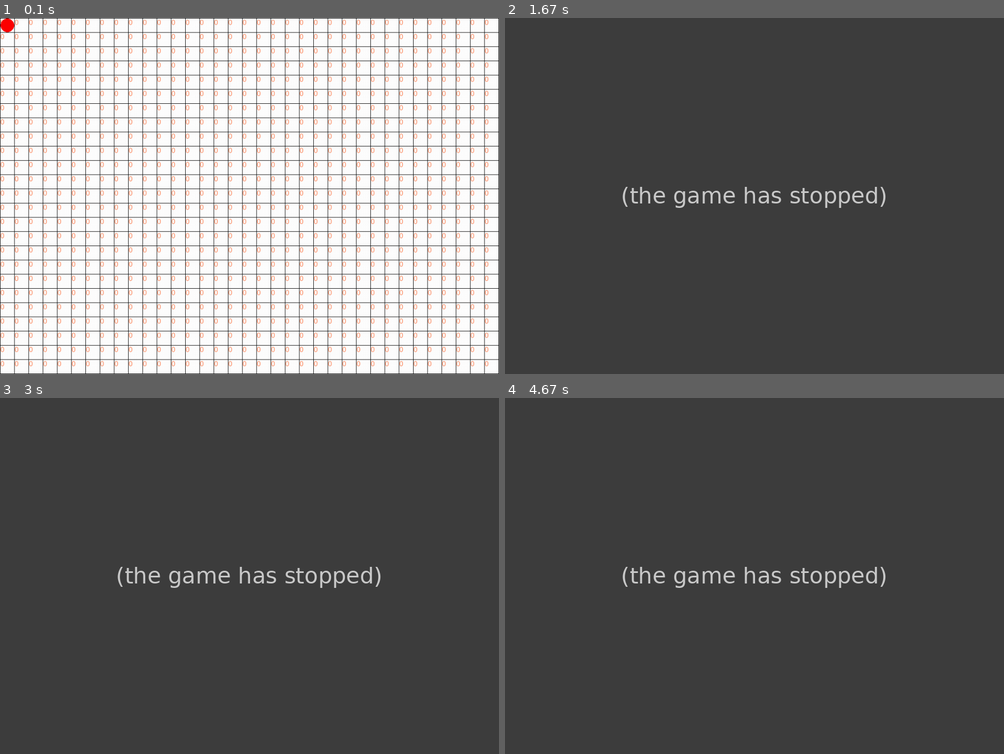
Above: before the commit, frames 1-4 (two rows, left to right).
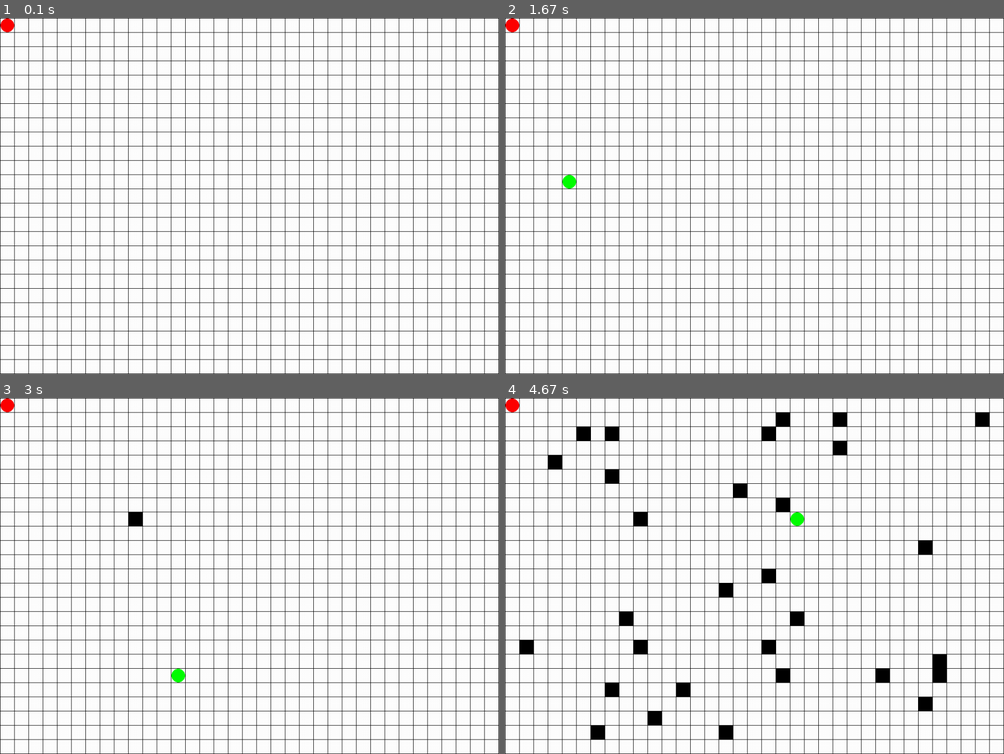
Above: after the commit, the same moments.

Repository: NobodyWasHere/Pygame-Pathfinding
Game: pygame game, started from pathfindpg.py
Two runs of this game, one before a commit and one after it. Both use one fixed random seed, a clock stepped at 60 frames per second and the inputs below.
Inputs (mouse positions are in pixels of both pictures, inside the frame that each line leads up to):
- Up to frame 1 (0.1 s): no input
- Up to frame 2 (1.67 s): tap Space at 0.33 s; tap Ctrl at 0.67 s; click (574, 185) at 1.05 s; tap Shift at 1.33 s
- Up to frame 3 (3 s): move the mouse to (424, 668) at 1.7 s; tap Ctrl at 1.73, 2.03 s; tap Space at 1.82 s; click (94, 529) at 2.22 s; right-click (139, 511) at 2.55 s; click (174, 679) at 2.88 s
- Up to frame 4 (4.67 s): click (859, 529) at 3.22 s; click (929, 572) at 3.55 s; click (639, 697) at 3.88 s; tap Ctrl at 4.23 s; click (654, 629) at 4.25 s; tap X at 4.32 s; click (799, 515) at 4.55 s

The runs differ from the first frame. In frame 1, 6.5% of the frame differs, in the area x 0-98%, y 0-98%; in frame 2, 96%; in frame 3, 96%; in frame 4, 96%, in the area x 0-100%, y 0-100%.
Error before the commit: TypeError: object of type 'int' has no len() (pathfind.py line 36); the game stopped at 0.33 s (later frames are placeholders)

Commit message:
Update pathfindpg.py

Diff:
--- a/pathfindpg.py
+++ b/pathfindpg.py
@@ -12,12 +12,13 @@
 #PURPLE = (255,0,255)
 ORANGE = (255,165,0)
 WIDTH = 30
+LineWidth = 5
 MARGIN = 1
 CELLS_X = 25
 CELLS_Y = 35
 
-Start = [0,0]
-End = [0,0]
+Start = (0,0)
+End = (0,0)
 ToggleStartEnd = True
 UserDraw = False
 ClickVal = 0
@@ -25,6 +26,8 @@
 FRAMES = 60
 ShowFPS = False
 PathFind = []
+OpenNodes = []
+ClosedNodes = []
 # board default varible
 Board_VAL = 0
 
@@ -53,11 +56,11 @@
     num_text = font.render(info, 1, pygame.Color("coral"))
     return num_text
 
-def RemovePath(board):
+'''def RemovePath(board):
     for i in range(len(board)):
         board[i] = [0 if x>0 else x for x in board[i]]
     return board
-
+'''
 def MouseToMatrix():
     pos = pygame.mouse.get_pos()
     #print(pos)
@@ -66,19 +69,19 @@
     return column,row
 
 def eventDetect():
-    global done,Start,End,ToggleStartEnd,UserDraw,board,ClickVal,PathFind
+    global done,Start,End,ToggleStartEnd,UserDraw,board,ClickVal,PathFind,ClosedNodes, OpenNodes
 
     if event.type == pygame.QUIT:
         done = True
 
     if event.type == pygame.MOUSEBUTTONDOWN:
         if event.button == 1:
-            column,row = MouseToMatrix()
+            row,column = MouseToMatrix()
             #print(column,row)
             if ToggleStartEnd:
-                Start = [column,row]
+                Start = (column,row)
             else:
-                End = [column,row]
+                End = (column,row)
 
         elif event.button == 2:
             ToggleStartEnd = not ToggleStartEnd
@@ -118,40 +121,42 @@
             board = [[Board_VAL for x in range(CELLS_Y)] for y in range(CELLS_X)]
             #board = RemovePath(board)
             PathFind = []
+            OpenNodes = []
+            ClosedNodes = []
 
         elif event.key == pygame.K_LCTRL:
             #board = [[Board_VAL for x in range(CELLS_Y)] for y in range(CELLS_X)]
-            board = RemovePath(board)
+            #board = RemovePath(board)
             PathFind = []
+            OpenNodes = []
+            ClosedNodes = []
 
         elif event.key == pygame.K_SPACE:
-            board = RemovePath(board)
-            Start2 = list(reversed(Start))
-            End2 = list(reversed(End))
+            #board = RemovePath(board)
             t0 = time()
-            board,PathFind = bfs(Start2,End2,board)
-            PathFind = ConvertPath()
+            ClosedNodes, OpenNodes, PathFind = bfs(board,Start,End)
             t1 = time()
+            PathFind = ConvertPath(PathFind)
             t2 = t1 - t0
             print('Time Taken:',t2)
 
-def ConvertPath():
+def ConvertPath(PathFind):
     NewPath = []
     for Step in PathFind:
-        Step1 = Step[::-1]
+        Step1 = list(Step[::-1])
         for i in range(2):
             Step1[i] = (MARGIN + WIDTH) * Step1[i] + MARGIN + WIDTH // 2
-        NewPath.append(Step1)
+        NewPath.append(tuple(Step1))
     return NewPath
 
 def DrawStartEnd():
     pygame.draw.circle(screen, GREEN,
-    [(MARGIN + WIDTH) * Start[0] + MARGIN + WIDTH // 2,
-    (MARGIN + WIDTH) * Start[1] + MARGIN + WIDTH // 2], WIDTH // 2)
+    [(MARGIN + WIDTH) * Start[1] + MARGIN + WIDTH // 2,
+    (MARGIN + WIDTH) * Start[0] + MARGIN + WIDTH // 2], WIDTH // 2)
 
     pygame.draw.circle(screen, RED,
-    [(MARGIN + WIDTH) * End[0] + MARGIN + WIDTH // 2,
-    (MARGIN + WIDTH) * End[1] + MARGIN + WIDTH // 2], WIDTH // 2)
+    [(MARGIN + WIDTH) * End[1] + MARGIN + WIDTH // 2,
+    (MARGIN + WIDTH) * End[0] + MARGIN + WIDTH // 2], WIDTH // 2)
 
 def DrawPath():
     '''
@@ -161,35 +166,50 @@
         [(MARGIN + WIDTH) * Step[1] + MARGIN + WIDTH // 2,
         (MARGIN + WIDTH) * Step[0] + MARGIN + WIDTH // 2], WIDTH // 2)'''
     if len(PathFind) > 1:
-        pygame.draw.lines(screen, ORANGE, False, PathFind, 5)
-
-def Render():
+        pygame.draw.lines(screen, ORANGE, False, PathFind, LineWidth)
+
+'''def DrawNodes():
+    for node in ClosedNodes:
+        pygame.draw.rect(screen, BLUE,
+            [(MARGIN + WIDTH) * node[1] + MARGIN,
+            (MARGIN + WIDTH) * node[0] + MARGIN, WIDTH, WIDTH])
+    for node in OpenNodes:
+        pygame.draw.rect(screen, GREEN,
+            [(MARGIN + WIDTH) * node[1] + MARGIN,
+            (MARGIN + WIDTH) * node[0] + MARGIN, WIDTH, WIDTH])'''
+
+def DrawGrid():
     for row in range(CELLS_X):
         for column in range(CELLS_Y):
             color = WHITE
-            if board[row][column] == 0:
-                color = WHITE
-            elif board[row][column] < 0:
+            if board[row][column] != 0:# board[row][column] < 0:
                 color = BLACK
-            elif board[row][column] == 1:
+            elif (row,column) in OpenNodes:
                 color = GREEN
-            elif board[row][column] > 0:
+            elif (row,column) in ClosedNodes:
                 color = BLUE
+            '''elif board[row][column] == 0:
+                color = WHITE'''
 
             pygame.draw.rect(screen, color,
-            [(MARGIN + WIDTH) * column + MARGIN,
-            (MARGIN + WIDTH) * row + MARGIN, WIDTH, WIDTH])
-
-            screen.blit(Text(row,column), ((MARGIN + WIDTH) * column + MARGIN, (MARGIN + WIDTH) * row + MARGIN))
-
+                [(MARGIN + WIDTH) * column + MARGIN,
+                (MARGIN + WIDTH) * row + MARGIN, WIDTH, WIDTH])
+
+            #screen.blit(Text(row,column), ((MARGIN + WIDTH) * column + MARGIN, (MARGIN + WIDTH) * row + MARGIN))
+
+def Render():
+    screen.fill(BLACK)
+
+    DrawGrid()
+    #DrawNodes()
     DrawStartEnd()
     DrawPath()
     #pygame.draw.lines(screen, (255,0,255), False, [(20,20), (70,80),(255,0)], 2)
 #--------------------------------------------------------#
+
 while not done:
     for event in pygame.event.get():
         eventDetect()
-    screen.fill(BLACK)
 
     # Draw the board
     Render()
